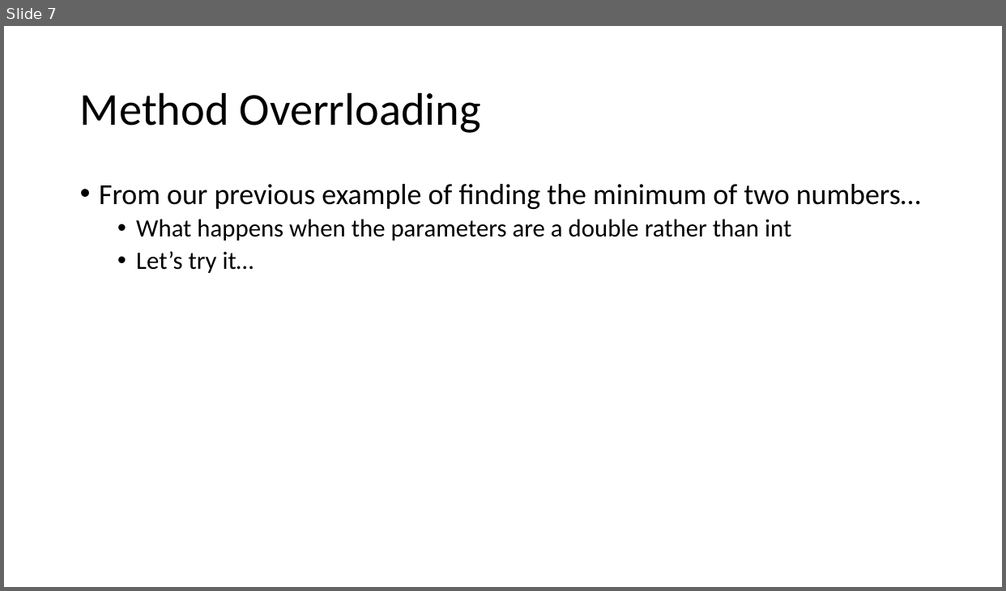
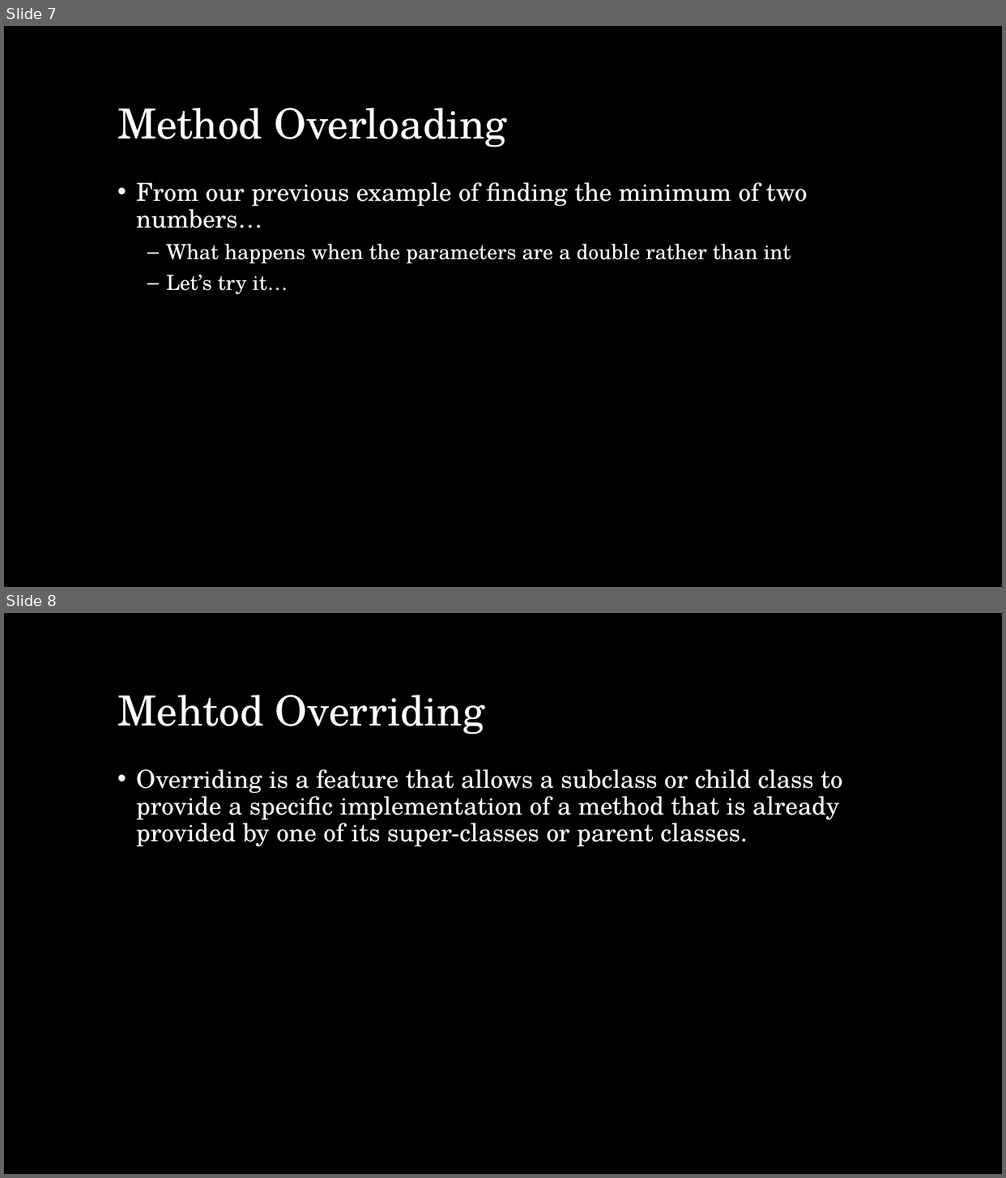
Before and after one commit to Mechanical-Advantage/Training2018, a slide deck: doc/java/slides/week5.pptx. Shown one above the other, each under a label of ours: slide 7 before the commit, slides 7 and 8 after it. The pictures are 1006x591 and 1006x1178 pixels, drawn with LibreOffice and Linux fonts; fonts in the diff are those of the drawing; background and template pictures are left out. Boxes give left, top, right and bottom in pixels: in the first picture for what was removed or moved away, otherwise in the second. Text is boxed around its words. In the diff, an @@ line names an element or a change of style, - is before the commit and + after.

```diff
--- a/doc/java/slides/week5.pptx
+++ b/doc/java/slides/week5.pptx
@@ slide 8 added at (4, 613, 1002, 1174), background picture (left out) @@
@@ title added at (117, 695, 485, 735), 40 pt, text #FFFFFF @@
+Mehtod Overriding
@@ text added at (136, 769, 843, 847), 24 pt, text #FFFFFF @@
+• Overriding is a feature that allows a subclass or child class to provide a specific implementation of a method that is already provided by one of its super-classes or parent classes.
@@ slide 7 changed as well @@
@@ background #FFFFFF to picture (left out) @@
@@ title "Method Overloading" at (117, 108, 507, 148): vertical alignment middle to bottom @@
@@ title at (117, 108, 507, 148): text changed; size 44 to 40 pt; font Calibri to TeX Gyre Schola; text colour #000000 to #FFFFFF @@
-Method Overrloading
+Method Overloading
@@ text "From our previous example of ...": place and size @@
-text "From our previous example of ..." at (99, 184, 921, 273)
+text "From our previous example of ..." at (136, 182, 808, 295)
@@ text "From our previous example of ..." at (136, 182, 808, 295): size 28 to 24 pt in "From our previous example of finding the ..."; font Calibri to TeX Gyre Schola, text colour #000000 to #FFFFFF; size 24 to 20 pt in "What happens when the parameters are a ...", "Let’s try it…"; more space between paragraphs; bullet • to – @@
```
Also in this commit, not shown: 5 other slides changed, 7 other slides added, 1 slide removed, 6 other files.
